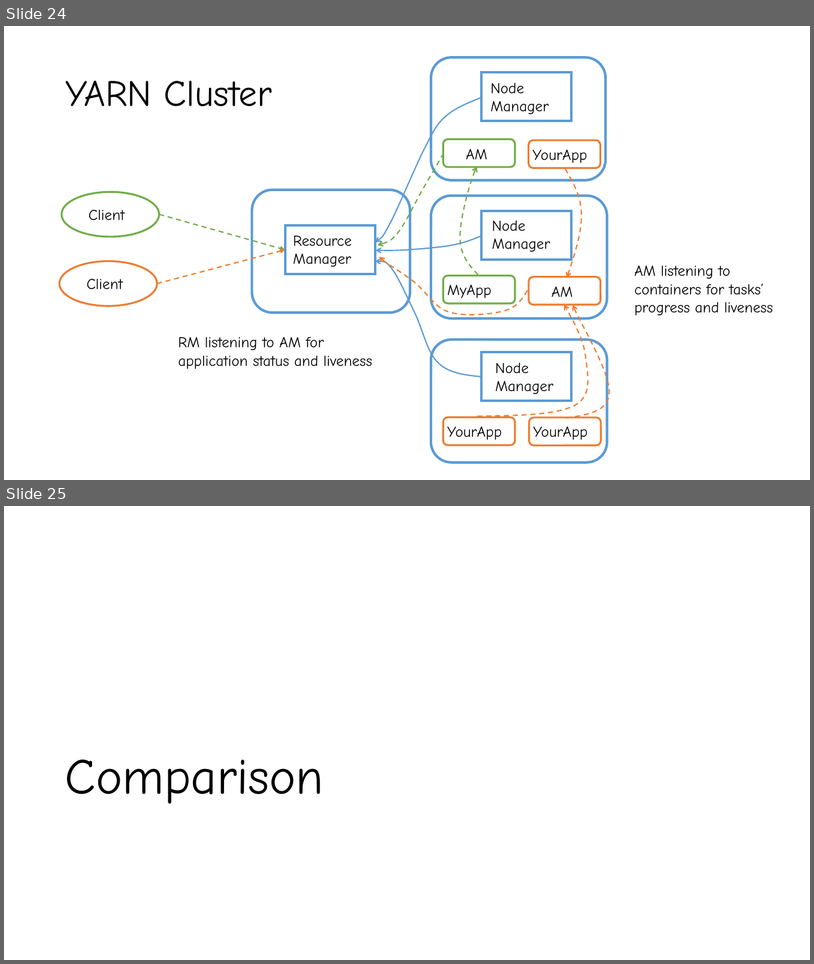
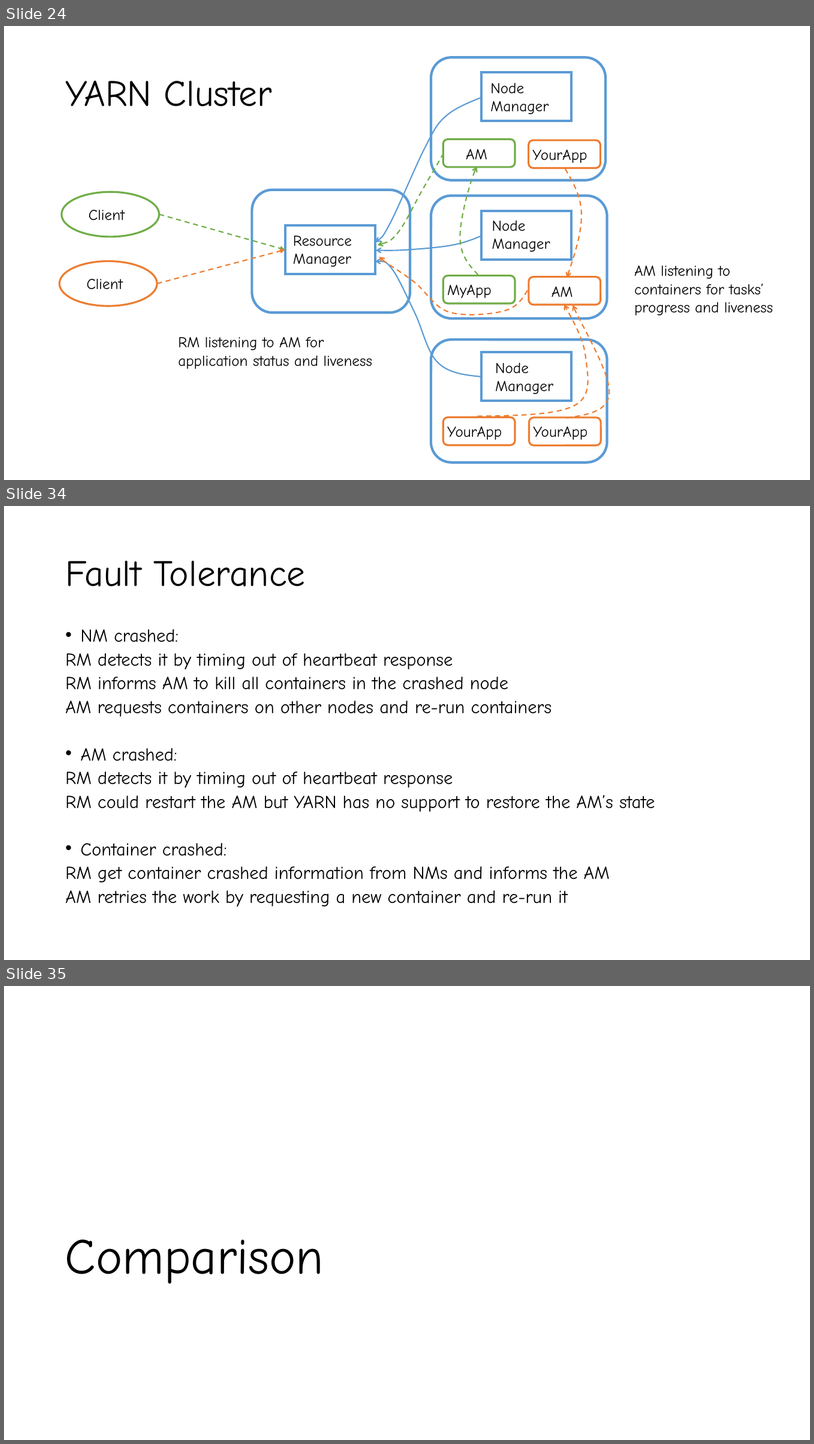
Before and after one commit to Swrrt/Samza-Documents, a slide deck: Documentation/YARN Introduction.pptx. Shown one above the other, each under a label of ours: slides 24 and 25 before the commit, slides 24, 34 and 35 after it; the slides between them are not shown. The pictures are 814x964 and 814x1444 pixels, drawn with LibreOffice and Linux fonts; fonts in the diff are those of the drawing. Boxes give left, top, right and bottom in pixels: in the first picture for what was removed or moved away, otherwise in the second. Text is boxed around its words. In the diff, an @@ line names an element or a change of style, - is before the commit and + after.

Commit message:
YARN introduction

```diff
--- a/Documentation/YARN Introduction.pptx
+++ b/Documentation/YARN Introduction.pptx
@@ slide 34 added at bbox=[4, 506, 810, 960], background #FFFFFF @@
@@ title added at bbox=[65, 561, 305, 586], 44 pt, text #000000 @@
+Fault Tolerance
@@ text added at bbox=[65, 629, 655, 906], 21.7 pt, text #000000 @@
+• NM crashed:
+RM detects it by timing out of heartbeat response
+RM informs AM to kill all containers in the crashed node
+AM requests containers on other nodes and re-run containers
+• AM crashed:
+RM detects it by timing out of heartbeat response
+RM could restart the AM but YARN has no support to restore the AM’s state
+• Container crashed:
+RM get container crashed information from NMs and informs the AM
+AM retries the work by requesting a new container and re-run it
@@ what was slide 25 is now slide 35 @@
```
Also in this commit, not shown: 1 slide changed, 9 other slides added.
